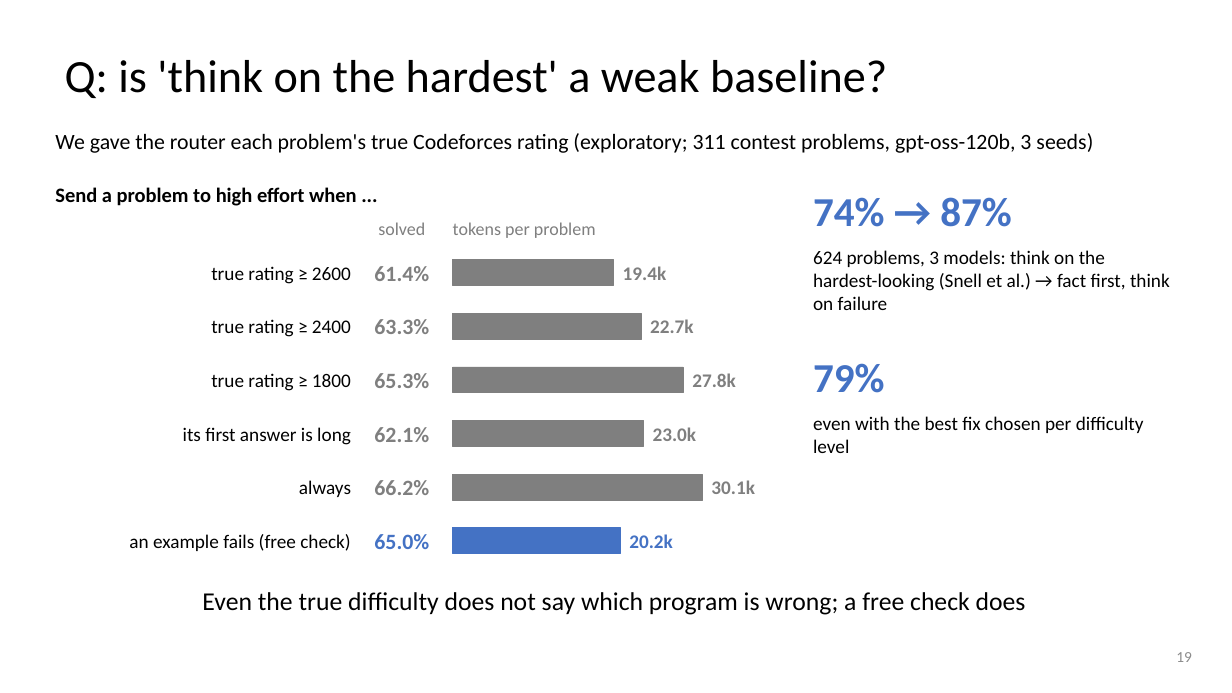
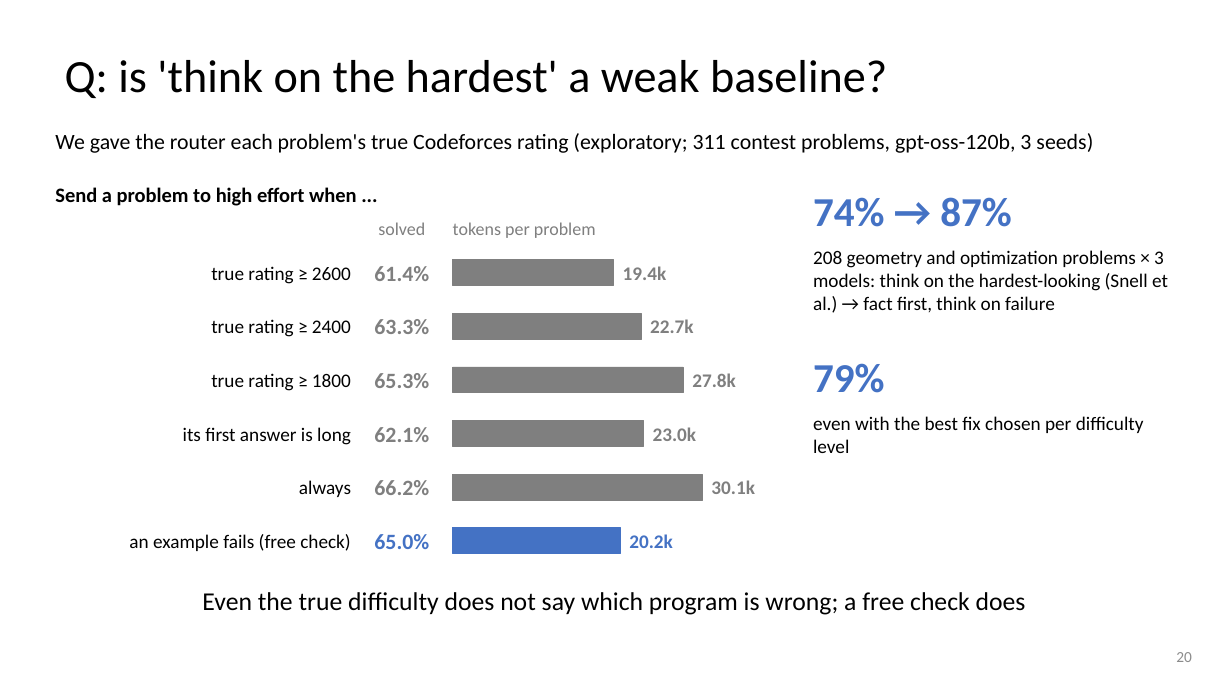
Before and after one commit to dlwns147/CSED490E_Project_Team5, a slide deck: slide 20 of PROPOSAL_slides.pptx (slide 19 before the commit). Drawn at 1232x693 pixels with LibreOffice and Linux fonts; fonts in the diff are those of the drawing. Boxes give left, top, right and bottom in pixels: in the first picture for what was removed or moved away, otherwise in the second. Text is boxed around its words. In the diff, an @@ line names an element or a change of style, - is before the commit and + after.

```diff
--- a/PROPOSAL_slides.pptx
+++ b/PROPOSAL_slides.pptx
@@ text at [813, 250, 1168, 313]: text changed @@
-624 problems, 3 models: think on the hardest-looking (Snell et al.) → fact first, think on failure
+208 geometry and optimization problems × 3 models: think on the hardest-looking (Snell et al.) → fact first, think on failure
@@ page number at [1176, 652, 1192, 662]: text changed @@
-19
+20
```
Also in this commit, not shown: 9 other slides changed, 1 slide added, 10 other files.
